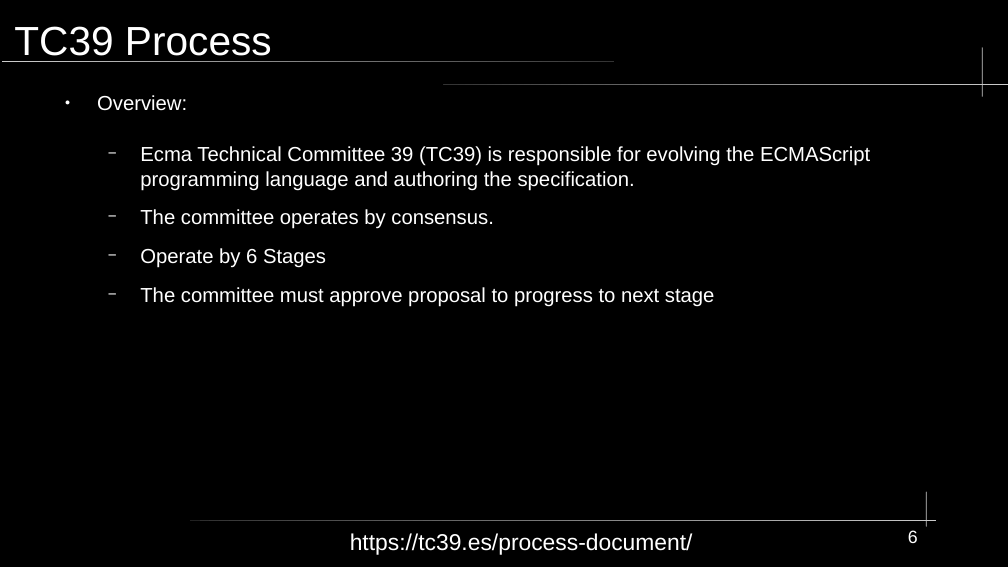
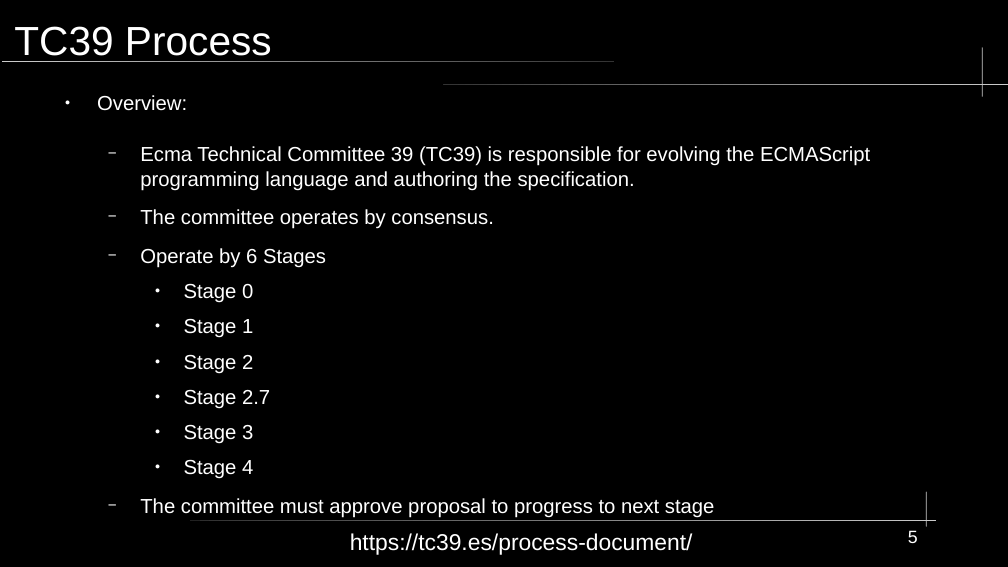
Before and after one commit to KWaloen/tc39_proposals_project, a slide deck: slide 5 of Data Analysis/Presentation/TC39 Process Documents.odp (slide 6 before the commit). Drawn at 1008x567 pixels with LibreOffice and Linux fonts; fonts in the diff are those of the drawing. Boxes give left, top, right and bottom in pixels: in the first picture for what was removed or moved away, otherwise in the second. Text is boxed around its words. In the diff, an @@ line names an element or a change of style, - is before the commit and + after.

Commit message:
update presentation

```diff
--- a/Data Analysis/Presentation/TC39 Process Documents.odp
+++ b/Data Analysis/Presentation/TC39 Process Documents.odp
@@ text at (184, 284, 270, 479): paragraphs added @@
+    ● Stage 0
+    ● Stage 1
+    ● Stage 2
+    ● Stage 2.7
+    ● Stage 3
+    ● Stage 4
@@ page number at (908, 530, 918, 543): text changed @@
-6
+5
```
Also in this commit, not shown: 2 other slides changed, 9 slides added, 3 slides removed.
